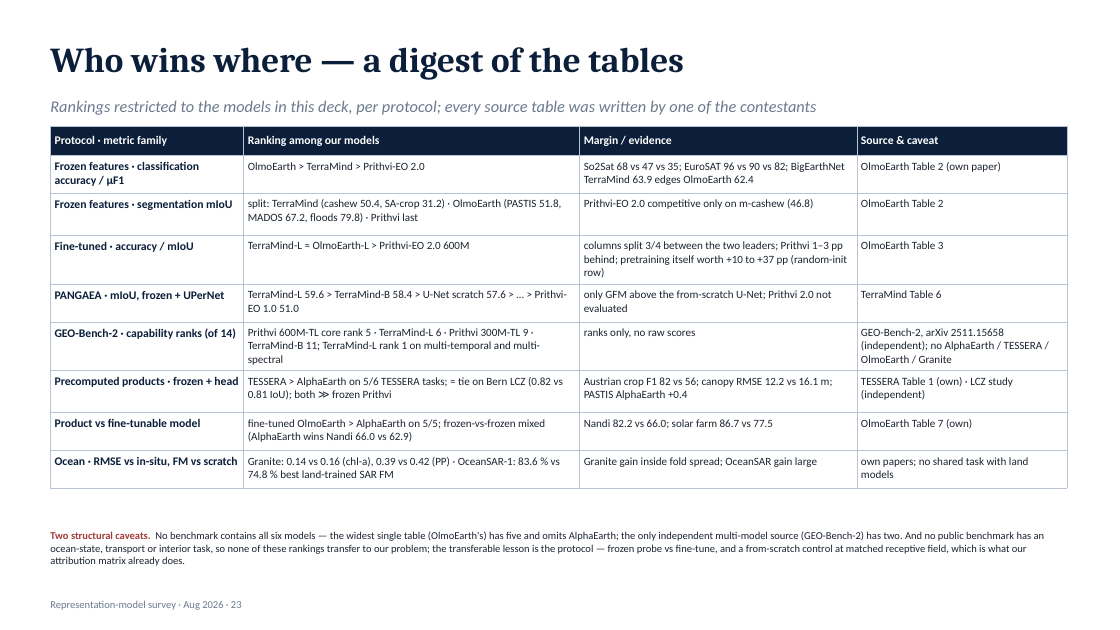
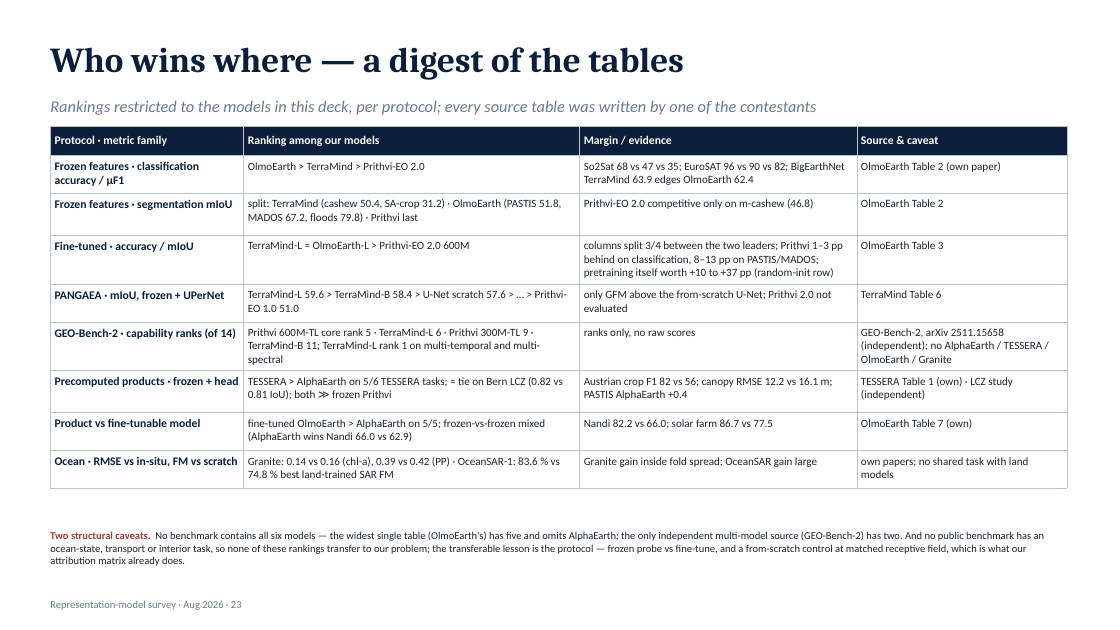
Before and after one commit to blauewelt/earth, a slide deck: slide 23 of ml/figures/geofm_survey/geospatial-representation-models.pptx. Drawn at 1120x630 pixels with LibreOffice and Linux fonts; fonts in the diff are those of the drawing. Boxes give left, top, right and bottom in pixels: in the first picture for what was removed or moved away, otherwise in the second. Text is boxed around its words. In the diff, an @@ line names an element or a change of style, - is before the commit and + after.

```diff
--- a/ml/figures/geofm_survey/geospatial-representation-models.pptx
+++ b/ml/figures/geofm_survey/geospatial-representation-models.pptx
@@ table at [50,126,1067,482] @@
-row 4, column 3: columns split 3/4 between the two leaders; Prithvi 1–3 pp behind; pretraining itself worth +10 to +37 pp (random-init row)
+row 4, column 3: columns split 3/4 between the two leaders; Prithvi 1–3 pp behind on classification, 8–13 pp on PASTIS/MADOS; pretraining itself worth +10 to +37 pp (random-init row)
```
Also in this commit, not shown: 17 other slides changed, 4 other files.
